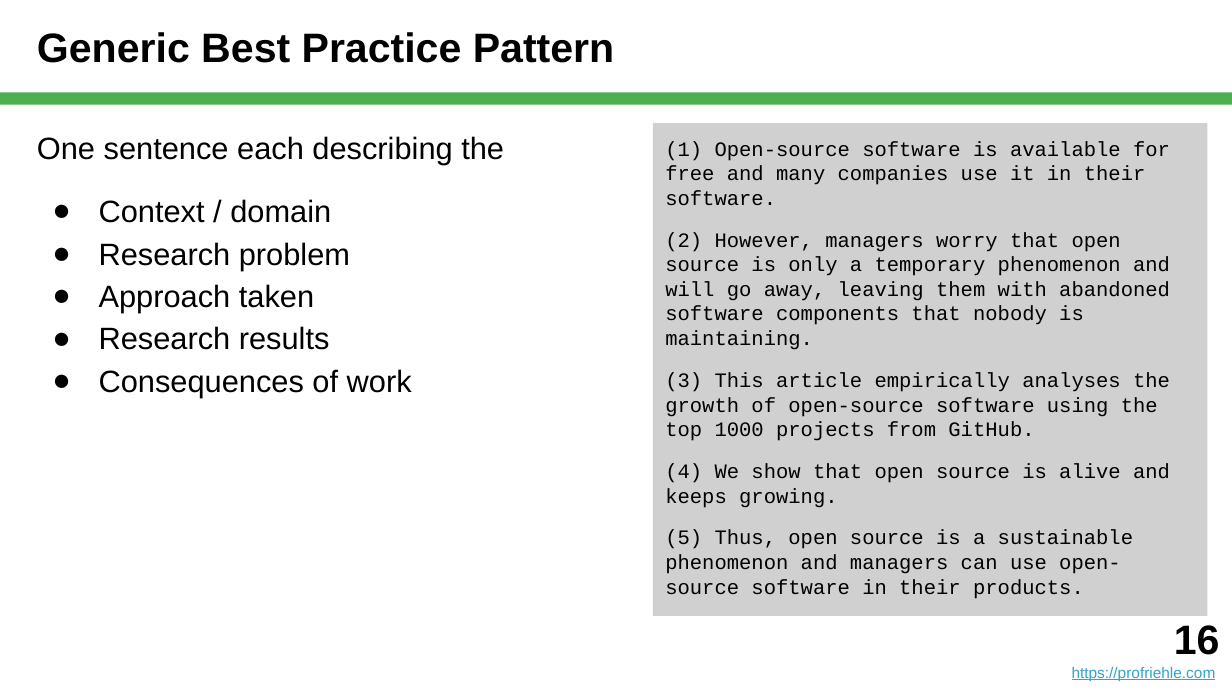
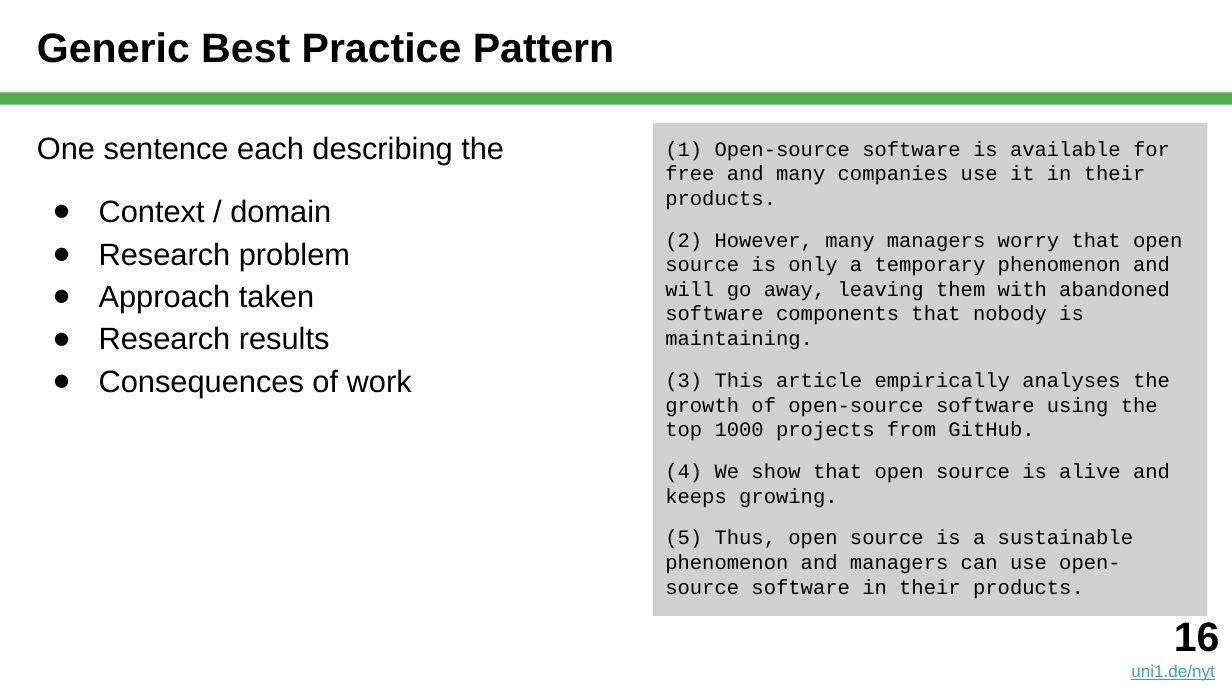
Before and after one commit to dirkriehle/nyt-course, a slide deck: slide 16 of Lecture slides/NYT E01 - Scientific Writing.pptx. Drawn at 1232x693 pixels with LibreOffice and Linux fonts; fonts in the diff are those of the drawing. Boxes give left, top, right and bottom in pixels: in the first picture for what was removed or moved away, otherwise in the second. Text is boxed around its words. In the diff, an @@ line names an element or a change of style, - is before the commit and + after.

```diff
--- a/Lecture slides/NYT E01 - Scientific Writing.pptx
+++ b/Lecture slides/NYT E01 - Scientific Writing.pptx
@@ text at (x1=665, y1=141, x2=1182, y2=350): text changed @@
-(1) Open-source software is available for free and many companies use it in their software.
-(2) However, managers worry that open source is only a temporary phenomenon and will go away, leaving them with abandoned software components that nobody is maintaining.
+(1) Open-source software is available for free and many companies use it in their products.
+(2) However, many managers worry that open source is only a temporary phenomenon and will go away, leaving them with abandoned software components that nobody is maintaining.
@@ text moved from (x1=1072, y1=625, x2=1220, y2=681) to (x1=1131, y1=622, x2=1220, y2=681) @@
@@ text at (x1=1131, y1=664, x2=1214, y2=681): text changed; size 9 to 10 pt @@
-https://profriehle.com
+uni1.de/nyt
```
Also in this commit, not shown: 50 other slides changed, 22 other files.
